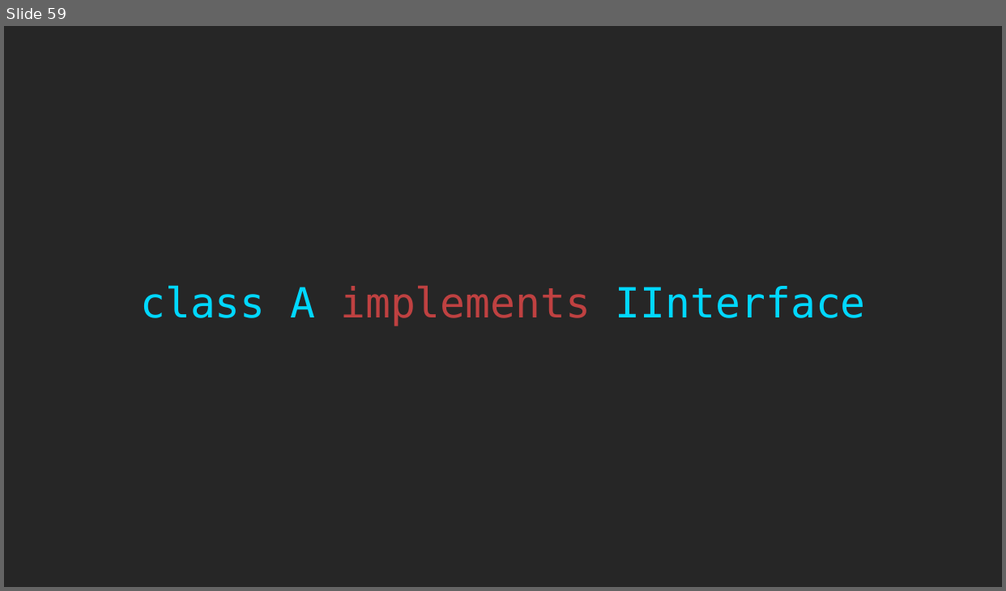
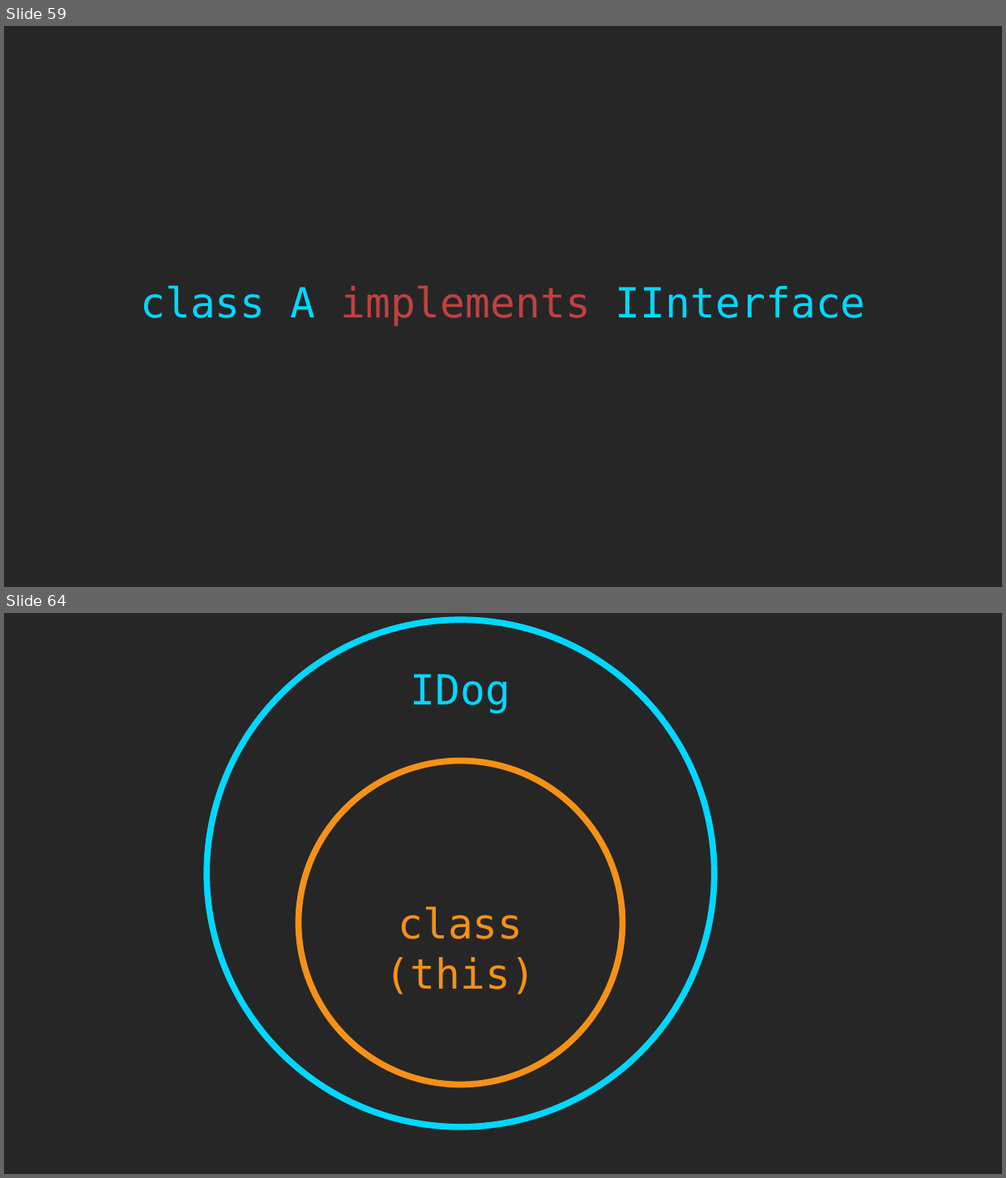
Before and after one commit to rkhaimov/ts-course, a slide deck: Course.pptx. Shown one above the other, each under a label of ours: slide 59 before the commit, slides 59 and 64 after it; the slides between them are not shown. The pictures are 1006x591 and 1006x1178 pixels, drawn with LibreOffice and Linux fonts; fonts in the diff are those of the drawing. Boxes give left, top, right and bottom in pixels: in the first picture for what was removed or moved away, otherwise in the second. Text is boxed around its words. In the diff, an @@ line names an element or a change of style, - is before the commit and + after.

```diff
--- a/Course.pptx
+++ b/Course.pptx
@@ slide 64 added at <box>4,613,1002,1174</box>, background #262626 @@
@@ ellipse added at <box>206,619,714,1127</box>, outline #00D8FF 6 pt @@
@@ text added at <box>411,674,511,713</box>, 40 pt, text #00D8FF @@
+IDog
@@ ellipse added at <box>298,761,622,1085</box>, outline #F59117 6 pt @@
@@ text added at <box>386,906,535,995</box>, 40 pt, text #F59117 @@
+class (this)
```
Also in this commit, not shown: 1 slide changed, 9 other slides added.
